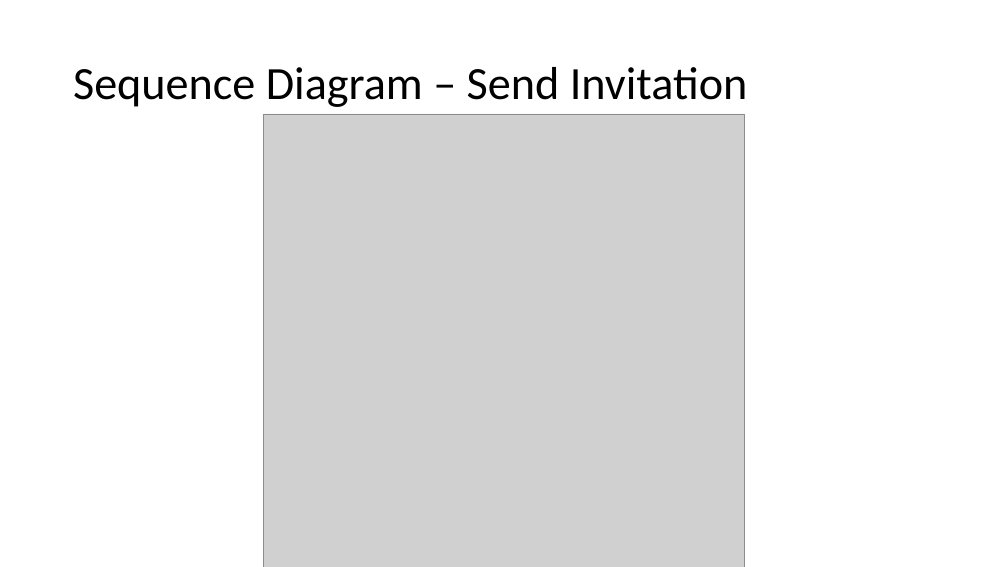
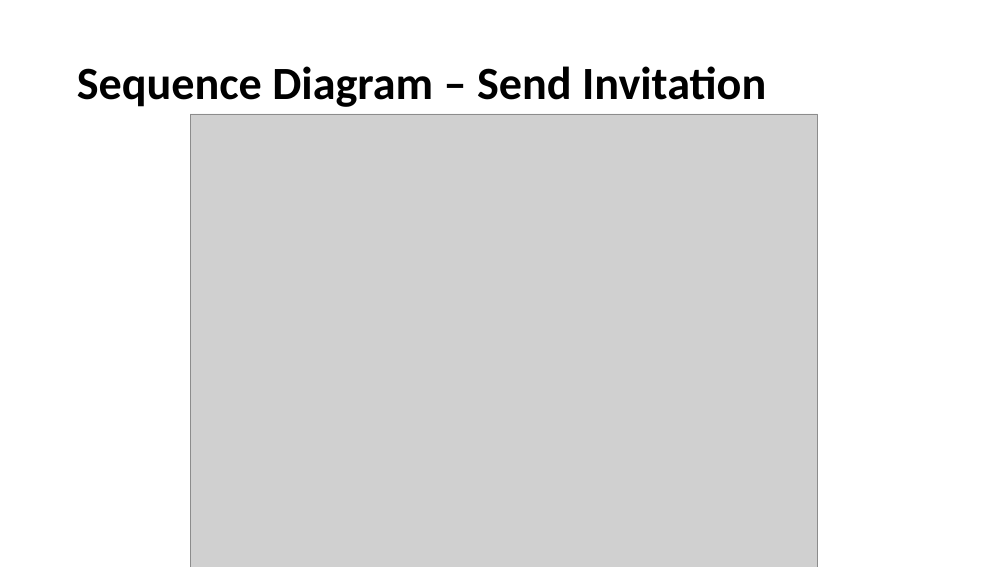
Before and after one commit to Chris-Schaffer/cs414-f18-001-stringCheese, a slide deck: slide 7 of Documents P3/CS 414 Rollerball Project 03.pptx (slide 8 before the commit). Drawn at 1008x567 pixels with LibreOffice and Linux fonts; fonts in the diff are those of the drawing; grey boxes stand for pictures. Boxes give left, top, right and bottom in pixels: in the first picture for what was removed or moved away, otherwise in the second. Text is boxed around its words. In the diff, an @@ line names an element or a change of style, - is before the commit and + after.

```diff
--- a/Documents P3/CS 414 Rollerball Project 03.pptx
+++ b/Documents P3/CS 414 Rollerball Project 03.pptx
@@ title "Sequence Diagram – Send Invitation" at (77,66,766,107): bold on @@
@@ picture: place and size @@
-picture at (264,114,745,567)
+picture at (191,114,818,567)
```
Also in this commit, not shown: 9 other slides changed, 3 slides removed.
